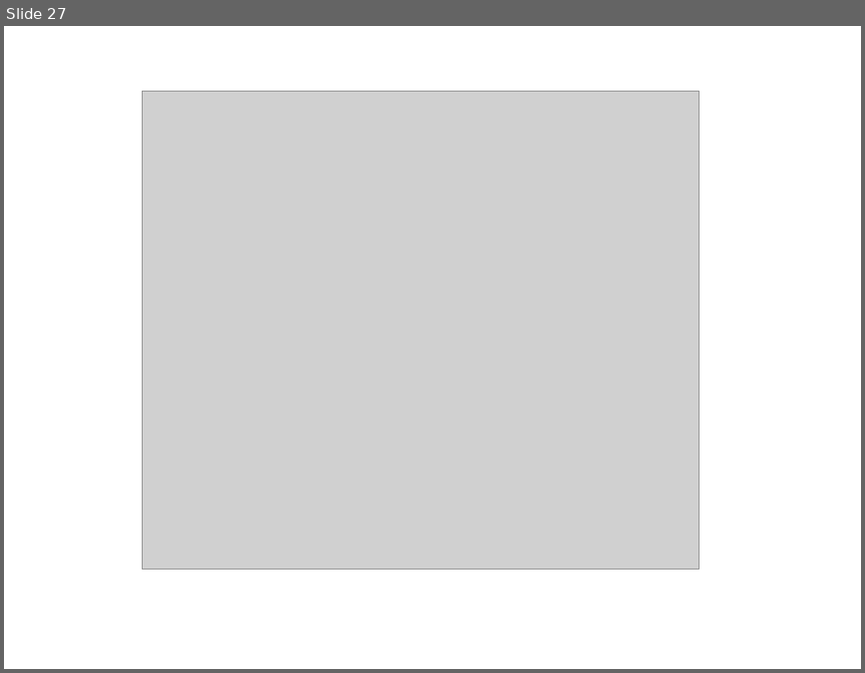
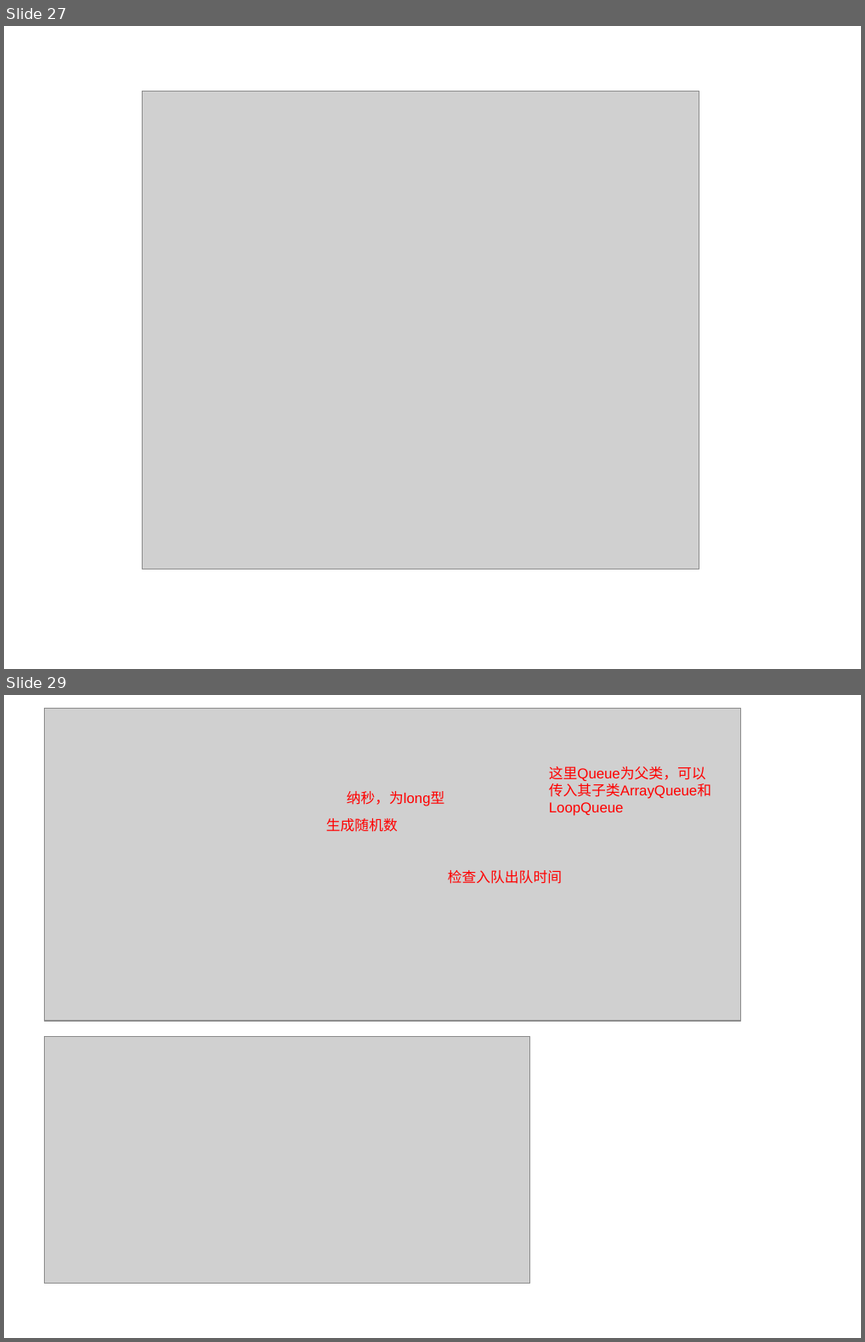
Before and after one commit to xiaolong0813/mooc, a slide deck: resources/datastruc_algorithm.pptx. Shown one above the other, each under a label of ours: slide 27 before the commit, slides 27 and 29 after it; the slides between them are not shown. The pictures are 865x673 and 865x1342 pixels, drawn with LibreOffice and Linux fonts; fonts in the diff are those of the drawing; grey boxes stand for pictures. Boxes give left, top, right and bottom in pixels: in the first picture for what was removed or moved away, otherwise in the second. Text is boxed around its words. In the diff, an @@ line names an element or a change of style, - is before the commit and + after.

Commit message:
queue test

```diff
--- a/resources/datastruc_algorithm.pptx
+++ b/resources/datastruc_algorithm.pptx
@@ slide 29 added at box(4, 695, 861, 1338), background #FFFFFF @@
@@ picture added at box(44, 708, 740, 1021) @@
@@ text added at box(549, 766, 711, 799), 12 pt, text #FF0000 @@
+这里Queue为父类，可以传入其子类ArrayQueue和LoopQueue
@@ text added at box(347, 791, 445, 806), 12 pt, text #FF0000 @@
+纳秒，为long型
@@ text added at box(326, 818, 398, 832), 12 pt, text #FF0000 @@
+生成随机数
@@ text added at box(448, 870, 562, 884), 12 pt, text #FF0000 @@
+检查入队出队时间
@@ picture added at box(44, 1037, 530, 1283) @@
```
Also in this commit, not shown: 1 slide changed, 5 other files.
